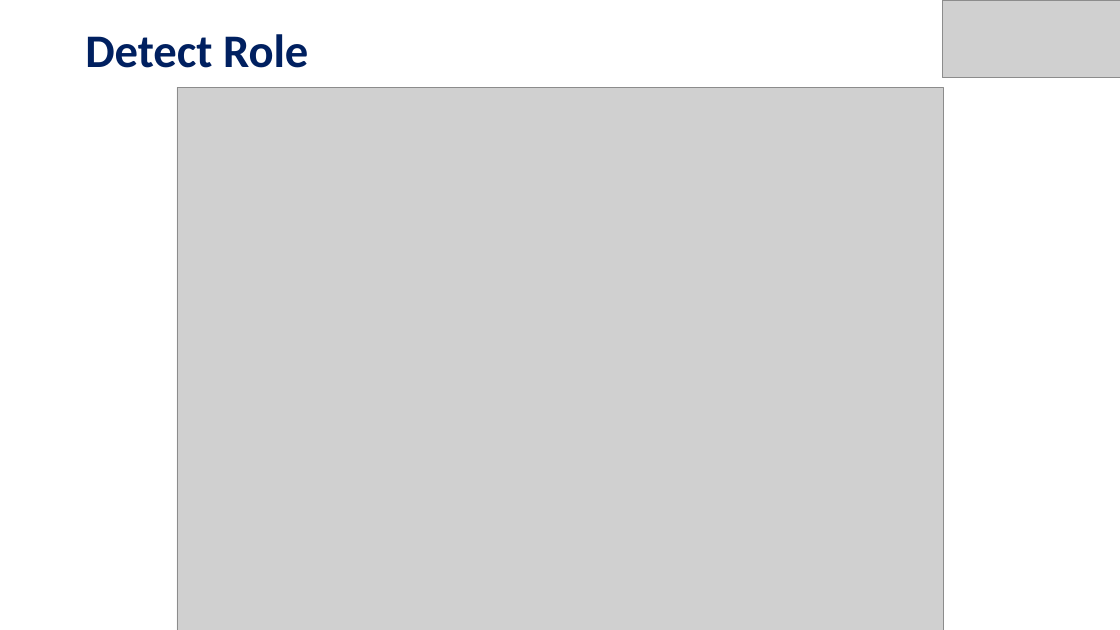
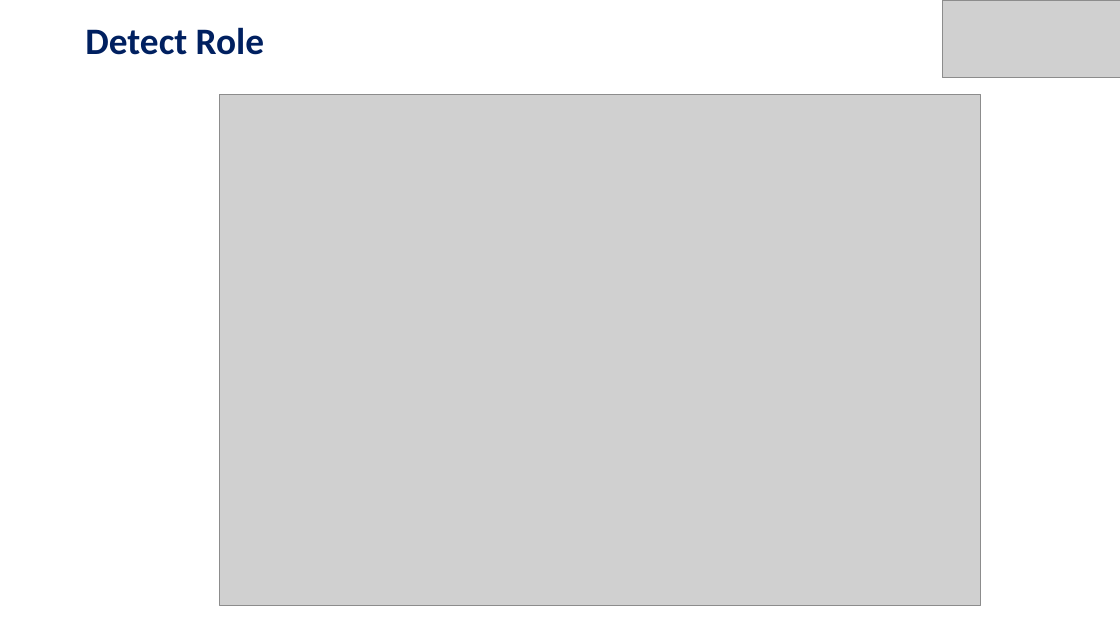
Before and after one commit to anand6105/MSE_QRBOT, a slide deck: slide 23 of docs/QUICK_RESCUE_BOT.pptx (slide 12 before the commit). Drawn at 1120x630 pixels with LibreOffice and Linux fonts; fonts in the diff are those of the drawing; grey boxes stand for pictures. Boxes give left, top, right and bottom in pixels: in the first picture for what was removed or moved away, otherwise in the second. Text is boxed around its words. In the diff, an @@ line names an element or a change of style, - is before the commit and + after.

```diff
--- a/docs/QUICK_RESCUE_BOT.pptx
+++ b/docs/QUICK_RESCUE_BOT.pptx
@@ title "Detect Role" at bbox=[85, 27, 264, 55]: size 40 to 32 pt @@
@@ picture: place and size @@
-picture at bbox=[177, 87, 944, 630]
+picture at bbox=[220, 94, 981, 606]
```
Also in this commit, not shown: 16 other slides changed, 8 slides added, 2 slides removed.
